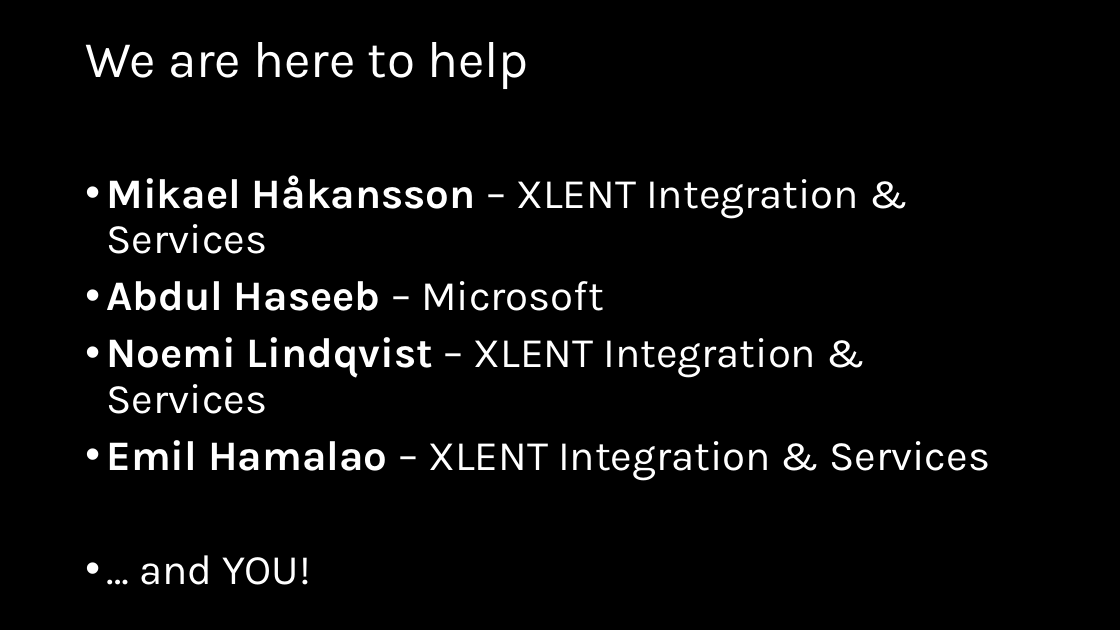
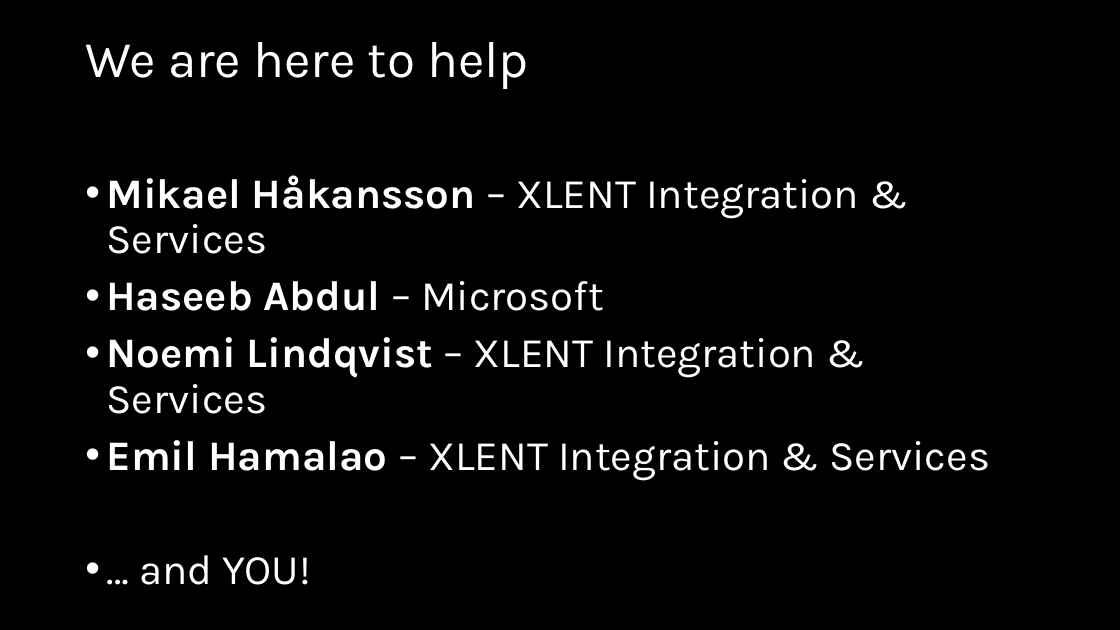
Before and after one commit to wmmihaa/azureiotbootcamp, a slide deck: slide 4 of presentation/IoT Bootcamp.pptx. Drawn at 1120x630 pixels with LibreOffice and Linux fonts; fonts in the diff are those of the drawing. Boxes give left, top, right and bottom in pixels: in the first picture for what was removed or moved away, otherwise in the second. Text is boxed around its words. In the diff, an @@ line names an element or a change of style, - is before the commit and + after.

```diff
--- a/presentation/IoT Bootcamp.pptx
+++ b/presentation/IoT Bootcamp.pptx
@@ text at bbox=[106, 281, 604, 311]: text changed @@
-• Abdul Haseeb – Microsoft
+• Haseeb Abdul – Microsoft
```
Also in this commit, not shown: 1 slide added, 1 other file.
